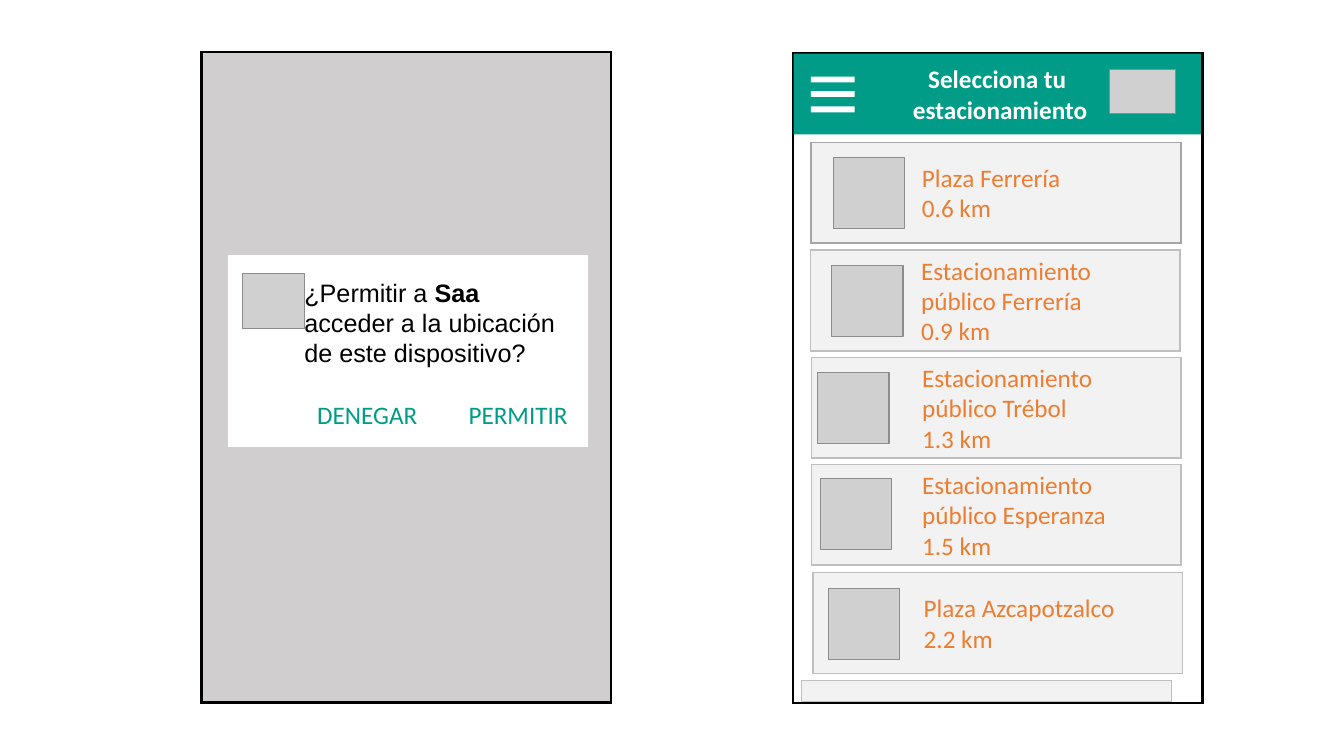
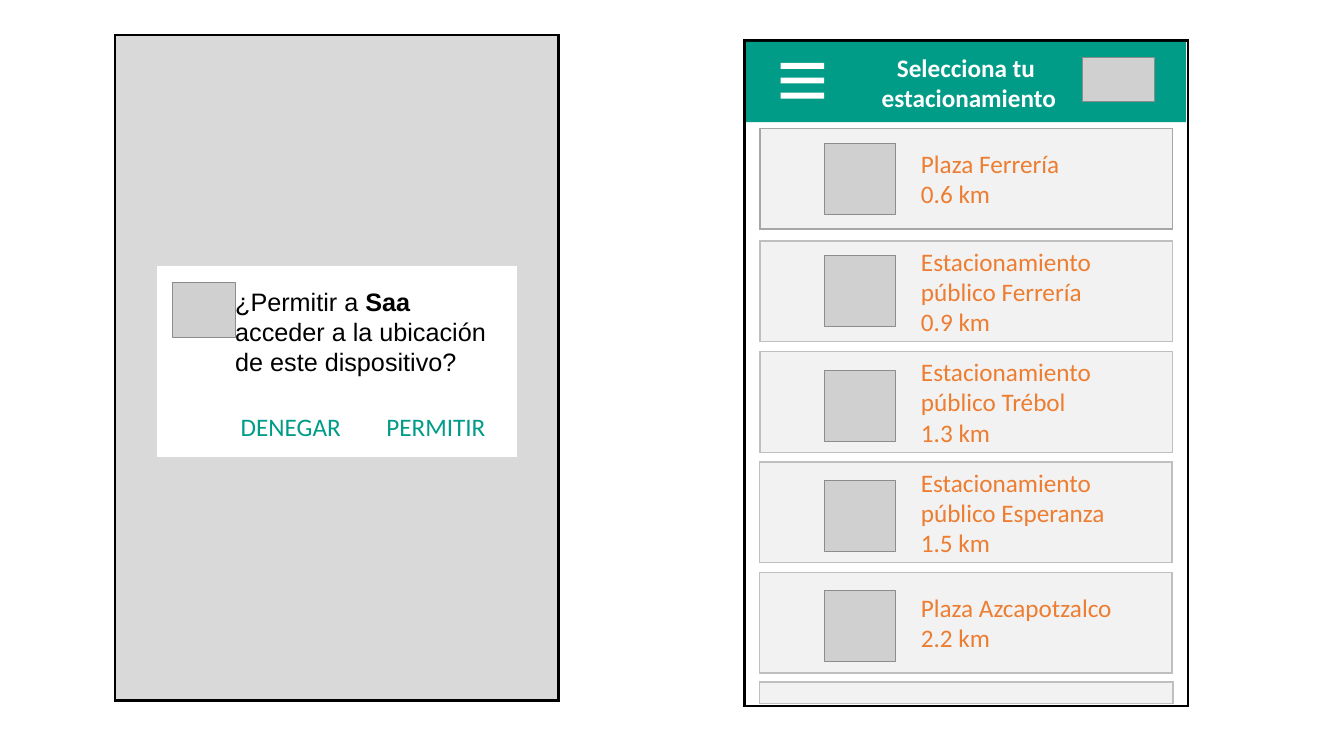
Before and after one commit to ajbeem/iotserver, a slide deck: slide 5 of documentation/MapaNavegacion.pptm. Drawn at 1344x756 pixels with LibreOffice and Linux fonts; fonts in the diff are those of the drawing; grey boxes stand for pictures. Boxes give left, top, right and bottom in pixels: in the first picture for what was removed or moved away, otherwise in the second. Text is boxed around its words. In the diff, an @@ line names an element or a change of style, - is before the commit and + after.

```diff
--- a/documentation/MapaNavegacion.pptm
+++ b/documentation/MapaNavegacion.pptm
@@ rectangle: place and size @@
-rectangle at box(202, 52, 611, 703)
+rectangle at box(115, 35, 559, 701)
@@ rectangle at box(115, 35, 559, 701): fill #D0CECE to #D9D9D9 @@
@@ rectangle: place and size @@
-rectangle at box(793, 52, 1203, 703)
+rectangle at box(745, 40, 1189, 706)
@@ rectangle "Selecciona tu": place and size @@
-rectangle "Selecciona tu" at box(793, 53, 1201, 134)
+rectangle "Selecciona tu" at box(746, 42, 1186, 123)
@@ picture: place and size @@
-picture at box(1110, 70, 1177, 114)
+picture at box(1083, 57, 1155, 102)
@@ rectangle: place and size @@
-rectangle at box(812, 77, 855, 83)
+rectangle at box(780, 78, 824, 84)
@@ rectangle: place and size @@
-rectangle at box(812, 107, 855, 113)
+rectangle at box(780, 63, 824, 69)
@@ rectangle: place and size @@
-rectangle at box(812, 91, 855, 97)
+rectangle at box(780, 93, 824, 99)
@@ rectangle "Plaza Ferrería": place and size @@
-rectangle "Plaza Ferrería" at box(812, 142, 1182, 243)
+rectangle "Plaza Ferrería" at box(760, 128, 1173, 229)
@@ rectangle "Plaza Ferrería" at box(760, 128, 1173, 229): list level 3 to 4 in "Plaza Ferrería"; list level 3 to 4 in "0.6 km" @@
@@ picture: place and size @@
-picture at box(834, 157, 905, 229)
+picture at box(825, 143, 896, 215)
@@ 1 picture, 1 text, 1 rectangle: place and size @@
-1 picture, 1 text, 1 rectangle at box(229, 256, 588, 446)
+1 picture, 1 text, 1 rectangle at box(157, 266, 516, 456)
@@ rectangle "Estacionamiento público Ferrería": place and size @@
-rectangle "Estacionamiento público Ferrería" at box(811, 250, 1181, 351)
+rectangle "Estacionamiento público Ferrería" at box(760, 241, 1173, 342)
@@ rectangle "Estacionamiento público Ferrería" at box(760, 241, 1173, 342): list level 3 to 4 in "Estacionamiento público Ferrería"; list level 3 to 4 in "0.9 km" @@
@@ picture: place and size @@
-picture at box(832, 265, 903, 337)
+picture at box(825, 256, 896, 328)
@@ rectangle "Estacionamiento público Trébol": place and size @@
-rectangle "Estacionamiento público Trébol" at box(812, 357, 1182, 458)
+rectangle "Estacionamiento público Trébol" at box(760, 352, 1173, 453)
@@ rectangle "Estacionamiento público Trébol" at box(760, 352, 1173, 453): list level 3 to 4 in "Estacionamiento público Trébol"; list level 3 to 4 in "1.3 km" @@
@@ picture: place and size @@
-picture at box(818, 372, 889, 444)
+picture at box(825, 371, 896, 443)
@@ text "DENEGAR PERMITIR" rewrapped from box(317, 407, 568, 424) to box(241, 419, 485, 436) @@
@@ rectangle "Estacionamiento público Esperanza": place and size @@
-rectangle "Estacionamiento público Esperanza" at box(812, 465, 1182, 566)
+rectangle "Estacionamiento público Esperanza" at box(760, 462, 1173, 563)
@@ rectangle "Estacionamiento público Esperanza" at box(760, 462, 1173, 563): list level 3 to 4 in "Estacionamiento público Esperanza"; list level 3 to 4 in "1.5 km" @@
@@ picture: place and size @@
-picture at box(821, 479, 892, 551)
+picture at box(825, 481, 896, 553)
@@ rectangle "Plaza Azcapotzalco": place and size @@
-rectangle "Plaza Azcapotzalco" at box(813, 573, 1183, 674)
+rectangle "Plaza Azcapotzalco" at box(760, 573, 1173, 674)
@@ rectangle "Plaza Azcapotzalco" at box(760, 573, 1173, 674): list level 3 to 4 in "Plaza Azcapotzalco"; list level 3 to 4 in "2.2 km" @@
@@ picture: place and size @@
-picture at box(829, 588, 900, 659)
+picture at box(825, 591, 896, 662)
@@ rectangle: place and size @@
-rectangle at box(802, 681, 1172, 701)
+rectangle at box(760, 683, 1174, 704)
```
Also in this commit, not shown: 3 other slides changed, 3 slides added, 1 slide removed.
